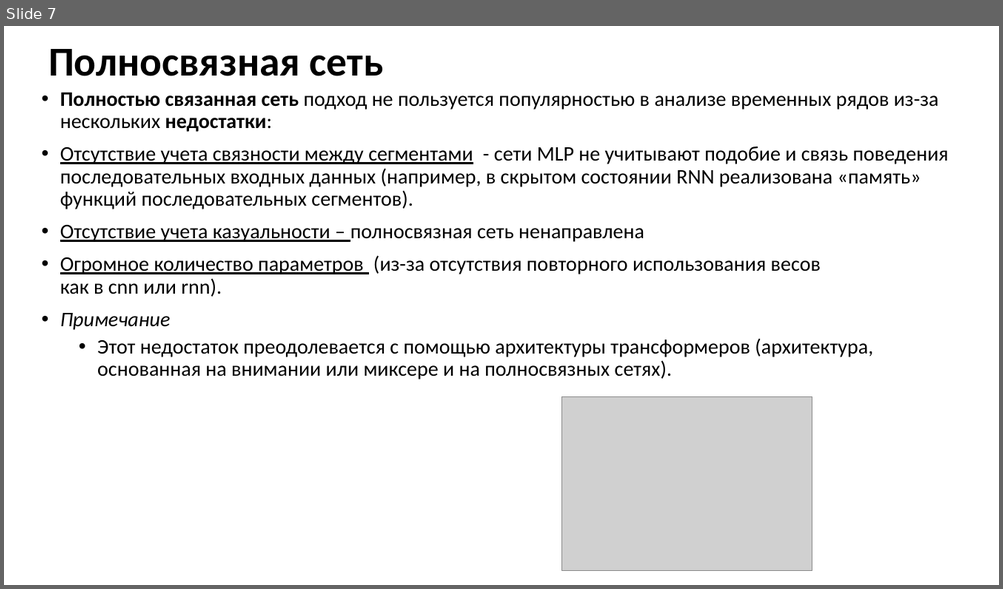
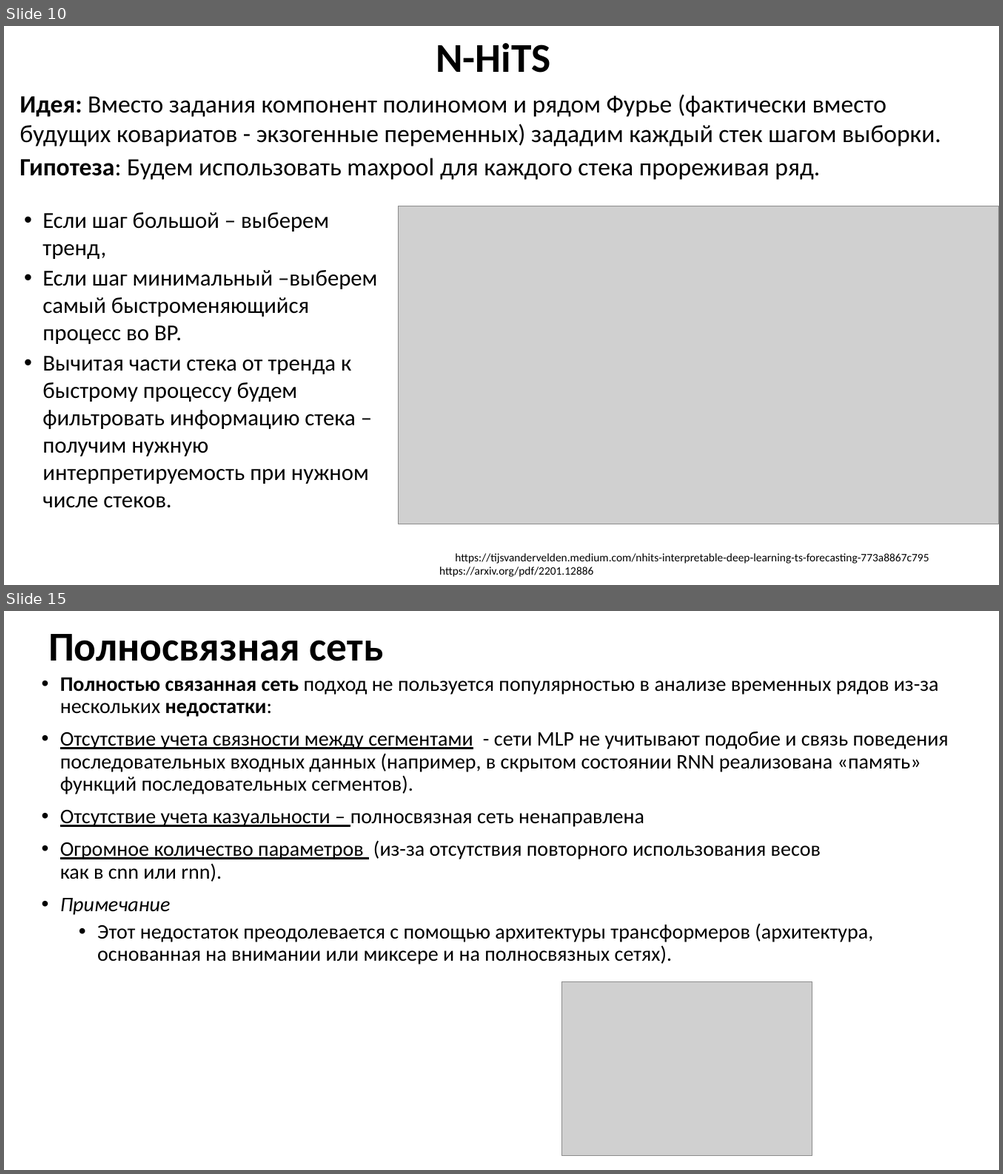
Before and after one commit to MVRonkin/TimeSeriesCourse, a slide deck: 2025/LEC/07 глубокое обучение нейронных сетей.pptx. Shown one above the other, each under a label of ours: slide 7 before the commit, slides 10 and 15 after it; the slides between them are not shown. The pictures are 1003x589 and 1003x1174 pixels, drawn with LibreOffice and Linux fonts; fonts in the diff are those of the drawing; grey boxes stand for pictures. Boxes give left, top, right and bottom in pixels: in the first picture for what was removed or moved away, otherwise in the second. Text is boxed around its words. In the diff, an @@ line names an element or a change of style, - is before the commit and + after.

```diff
--- a/2025/LEC/07 глубокое обучение нейронных сетей.pptx
+++ b/2025/LEC/07 глубокое обучение нейронных сетей.pptx
@@ slide 10 added at (4,26,999,585), background #FFFFFF @@
@@ title added at (435,43,550,73), 39.6 pt, text #000000, bold @@
+N-HiTS
@@ text added at (20,94,941,180), 24 pt, text #000000 @@
+Идея: Вместо задания компонент полиномом и рядом Фурье (фактически вместо будущих ковариатов - экзогенные переменных) зададим каждый стек шагом выборки.
+Гипотеза: Будем использовать maxpool для каждого стека прореживая ряд.
@@ text added at (42,212,377,508), 22 pt, text #000000 @@
+• Если шаг большой – выберем тренд,
+• Если шаг минимальный –выберем самый быстроменяющийся процесс во ВР.
+• Вычитая части стека от тренда к быстрому процессу будем фильтровать информацию стека – получим нужную интерпретируемость при нужном числе стеков.
@@ picture added at (398,207,999,526) @@
@@ text added at (455,554,928,564), 11 pt, text #000000 @@
+https://tijsvandervelden.medium.com/nhits-interpretable-deep-learning-ts-forecasting-773a8867c795
@@ text added at (439,567,593,577), 11 pt, text #000000 @@
+https://arxiv.org/pdf/2201.12886
@@ what was slide 7 is now slide 15 @@
```
Also in this commit, not shown: 1 slide changed, 10 other slides added, 1 slide removed, 4 other files.
